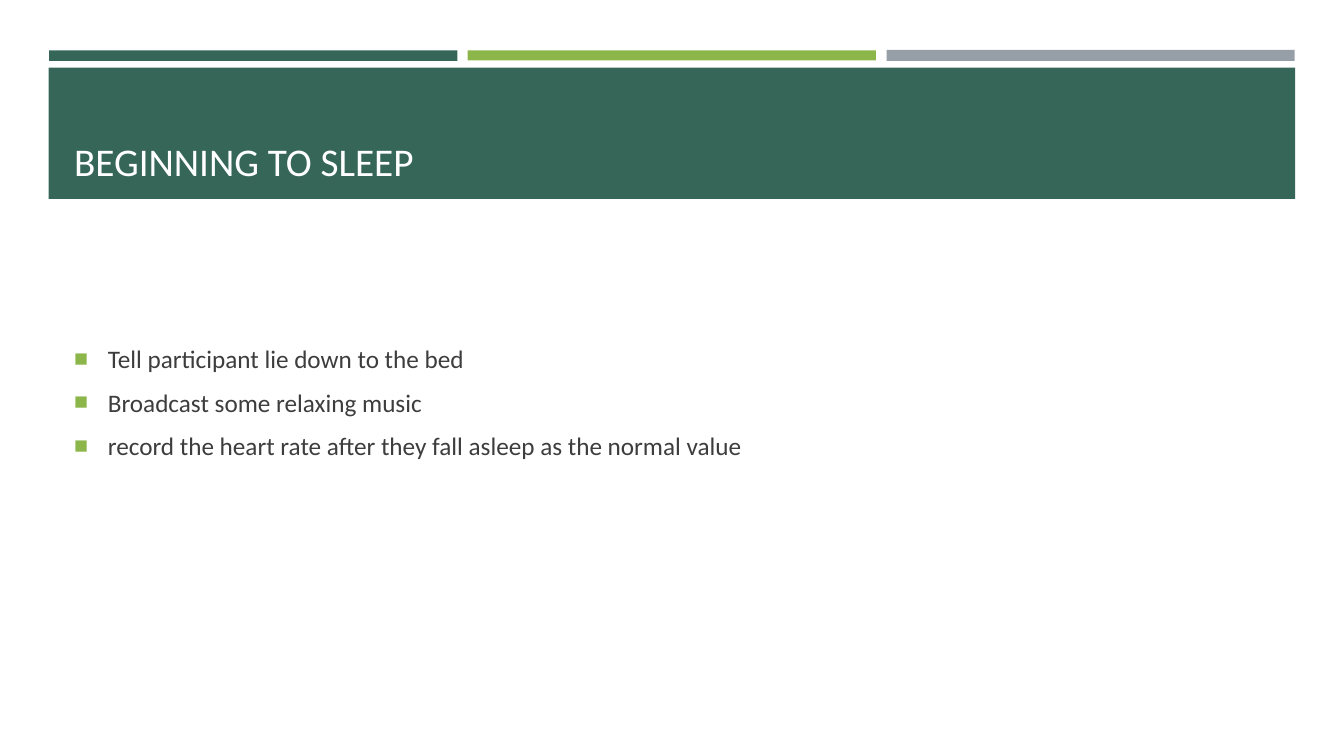
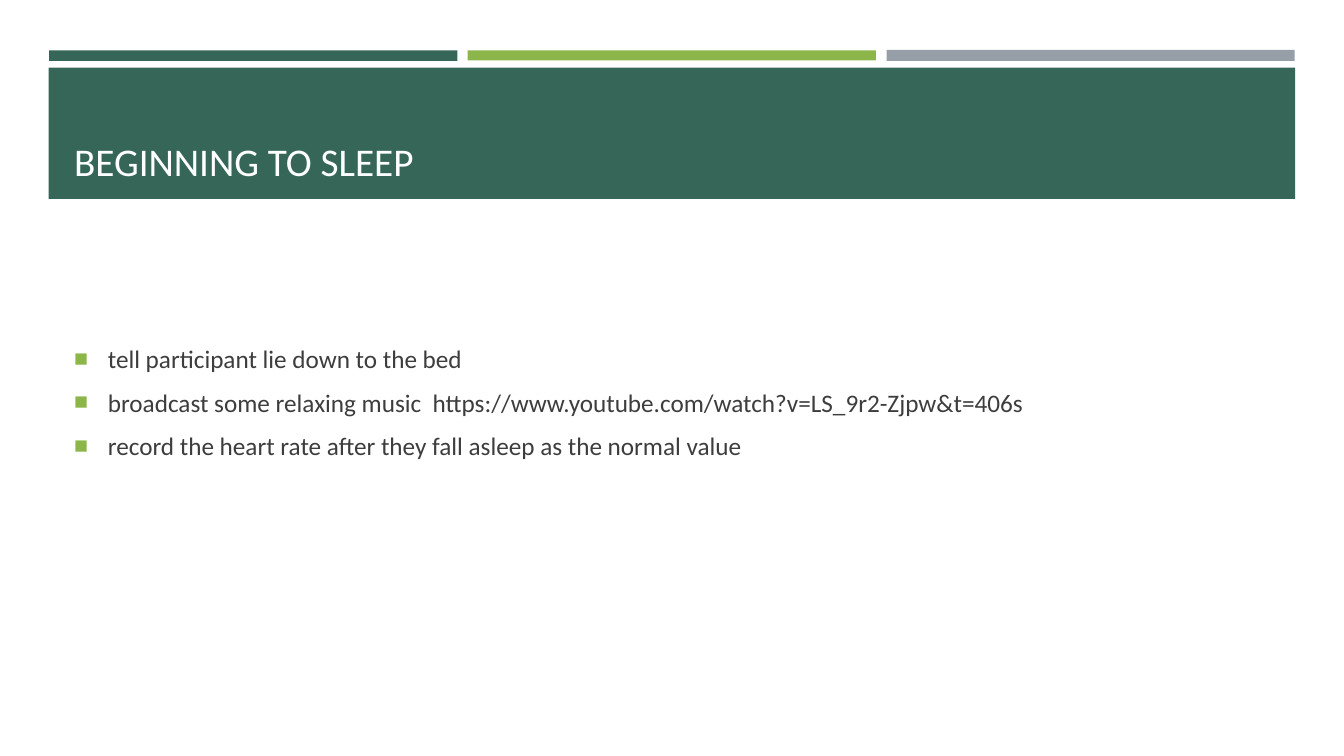
Before and after one commit to zht1hao/518-project, a slide deck: slide 3 of demonstration.pptx. Drawn at 1344x756 pixels with LibreOffice and Linux fonts; fonts in the diff are those of the drawing. Boxes give left, top, right and bottom in pixels: in the first picture for what was removed or moved away, otherwise in the second. Text is boxed around its words. In the diff, an @@ line names an element or a change of style, - is before the commit and + after.

Commit message:
some verification

```diff
--- a/demonstration.pptx
+++ b/demonstration.pptx
@@ text at (x1=108, y1=350, x2=1023, y2=417): text changed @@
-■ Tell participant lie down to the bed
-■ Broadcast some relaxing music
+■ tell participant lie down to the bed
+■ broadcast some relaxing music https://www.youtube.com/watch?v=LS_9r2-Zjpw&t=406s
```
